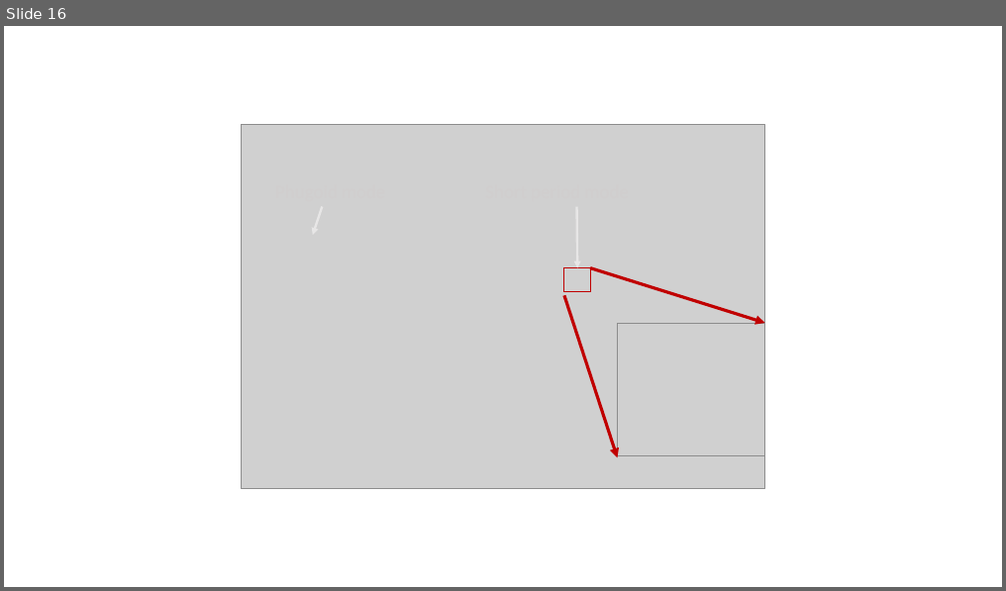
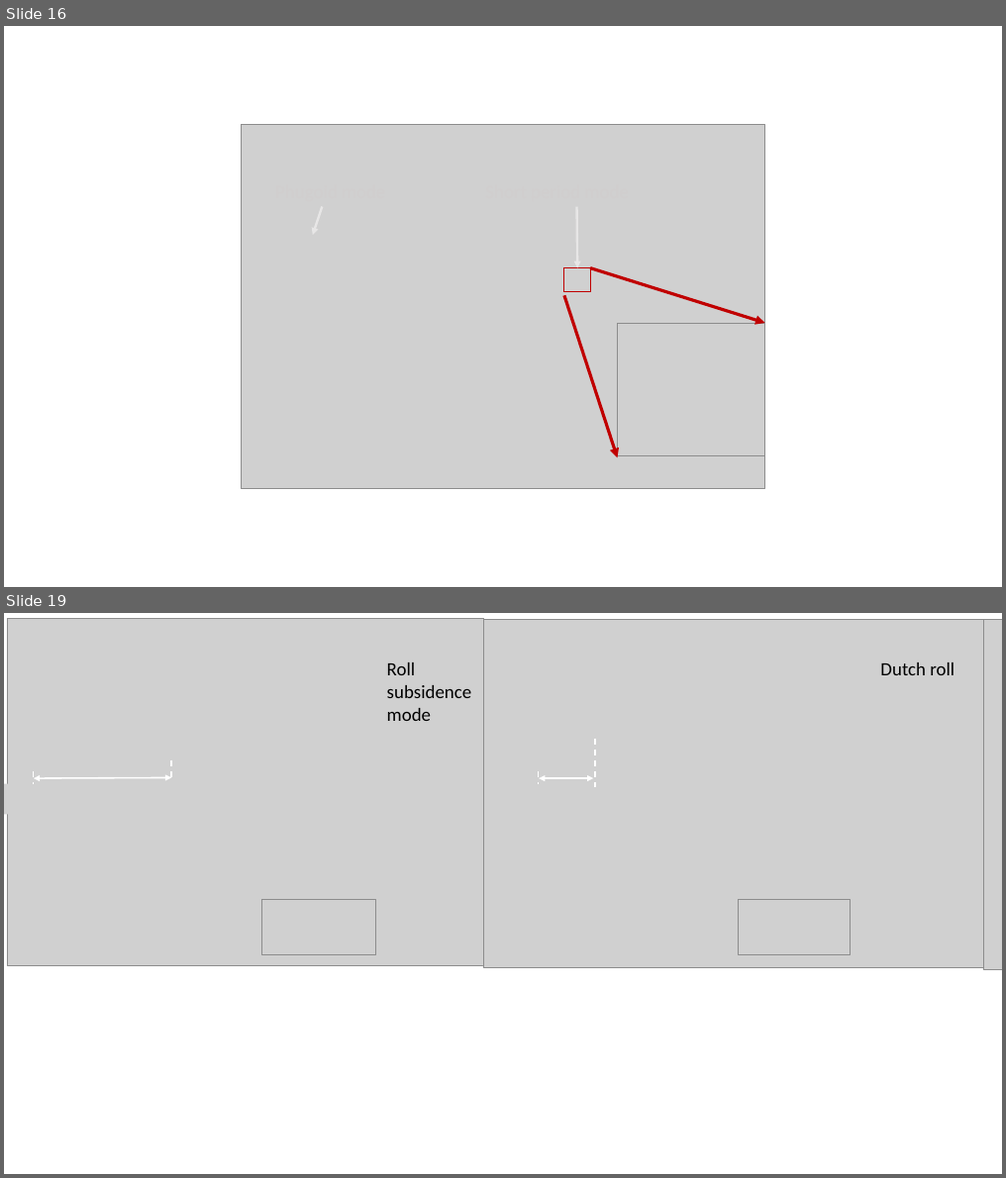
Before and after one commit to KantouniasA/flightDynamics, a slide deck: TechnicalReport/Figures.pptx. Shown one above the other, each under a label of ours: slide 16 before the commit, slides 16 and 19 after it; the slides between them are not shown. The pictures are 1006x591 and 1006x1178 pixels, drawn with LibreOffice and Linux fonts; fonts in the diff are those of the drawing; grey boxes stand for pictures; background and template pictures are left out. Boxes give left, top, right and bottom in pixels: in the first picture for what was removed or moved away, otherwise in the second. Text is boxed around its words. In the diff, an @@ line names an element or a change of style, - is before the commit and + after.

```diff
--- a/TechnicalReport/Figures.pptx
+++ b/TechnicalReport/Figures.pptx
@@ slide 19 added at (x1=4, y1=613, x2=1002, y2=1174), background #FFFFFF @@
@@ picture added at (x1=7, y1=618, x2=483, y2=966) @@
@@ picture added at (x1=483, y1=620, x2=987, y2=967) @@
@@ picture added at (x1=984, y1=619, x2=1002, y2=970) @@
@@ picture added at (x1=51, y1=665, x2=153, y2=695) @@
@@ picture added at (x1=240, y1=665, x2=344, y2=695) @@
@@ text added at (x1=387, y1=663, x2=471, y2=721), 18 pt, text #000000 @@
+Roll subsidence mode
@@ text added at (x1=880, y1=663, x2=954, y2=675), 18 pt, text #000000 @@
+Dutch roll
@@ line added from (171, 761) to (171, 782), #FFFFFF 1.5 pt dashed @@
@@ line added from (595, 739) to (595, 787), #FFFFFF 1.5 pt dashed @@
@@ picture added at (x1=4, y1=784, x2=201, y2=814) @@
@@ line added from (33, 771) to (33, 784), #FFFFFF 1.5 pt dashed @@
@@ double arrow added from (34, 778) to (171, 777), #FFFFFF 1.5 pt @@
@@ picture added at (x1=503, y1=786, x2=700, y2=817) @@
@@ line added from (539, 771) to (539, 784), #FFFFFF 1.5 pt dashed @@
@@ double arrow added from (540, 778) to (593, 778), #FFFFFF 1.5 pt @@
@@ picture added at (x1=987, y1=784, x2=1002, y2=814) @@
@@ picture added at (x1=51, y1=840, x2=153, y2=869) @@
@@ picture added at (x1=241, y1=840, x2=344, y2=869) @@
@@ picture added at (x1=262, y1=899, x2=376, y2=956) @@
@@ picture added at (x1=739, y1=899, x2=850, y2=956) @@
```
Also in this commit, not shown: 2 other slides added, 1 other file.
